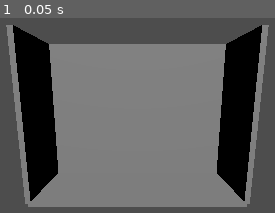
Above: before the commit, frame 1.
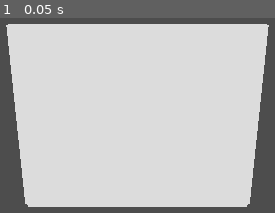
Above: after the commit, the same moment.

Repository: jac192133/Ecobana
Game: Godot game, scene res://scenes/tank.tscn
The game is run twice, just before and just after one commit, with the same random seed, the same clock (stepped at 60 frames per second) and the same inputs.
Inputs:
- Up to frame 1 (0.05 s): no input

The runs differ from the first frame. In frame 1, 83% of the frame differs, in the area x 2-98%, y 3-97%.

Commit message:
attempted to make panels transparent, failed so far

Diff:
--- /dev/null
+++ b/ecobana3d/materials/glass_material.tres
@@ -0,0 +1,6 @@
+[gd_resource type="StandardMaterial3D" format=3 uid="uid://th7jiugef1j"]
+
+[resource]
+transparency = 1
+refraction_enabled = true
+refraction_scale = 0.1
--- a/ecobana3d/scenes/tank.tscn
+++ b/ecobana3d/scenes/tank.tscn
@@ -1,6 +1,7 @@
-[gd_scene load_steps=12 format=3 uid="uid://cnhhyoj4lw6wg"]
+[gd_scene load_steps=13 format=3 uid="uid://cnhhyoj4lw6wg"]
 
 [ext_resource type="Script" path="res://scripts/tank.gd" id="1_heloy"]
+[ext_resource type="Material" uid="uid://th7jiugef1j" path="res://materials/glass_material.tres" id="2_7e7gy"]
 
 [sub_resource type="BoxMesh" id="BoxMesh_gcgpa"]
 
@@ -28,23 +29,27 @@
 [node name="BackPanel" type="MeshInstance3D" parent="."]
 transform = Transform3D(2, 0, 0, 0, 1.5, 0, 0, 0, 0.05, 0, 0.75, -0.5)
 mesh = SubResource("BoxMesh_gcgpa")
+surface_material_override/0 = ExtResource("2_7e7gy")
 
 [node name="LeftPanel" type="MeshInstance3D" parent="."]
 transform = Transform3D(0.05, 0, 0, 0, 1.5, 0, 0, 0, 1, -1, 0.75, 0)
 mesh = SubResource("BoxMesh_eql4w")
+surface_material_override/0 = ExtResource("2_7e7gy")
 
 [node name="RightPanel" type="MeshInstance3D" parent="."]
 transform = Transform3D(0.05, 0, 0, 0, 1.5, 0, 0, 0, 1, 1, 0.75, 0)
 mesh = SubResource("BoxMesh_nr7i2")
+surface_material_override/0 = ExtResource("2_7e7gy")
 
 [node name="BottomPanel" type="MeshInstance3D" parent="."]
 transform = Transform3D(2, 0, 0, 0, 0.05, 0, 0, 0, 1, 0, 0, 0)
 mesh = SubResource("BoxMesh_vnkif")
+surface_material_override/0 = ExtResource("2_7e7gy")
 
 [node name="FrontPanel" type="MeshInstance3D" parent="."]
 transform = Transform3D(2, 0, 0, 0, 1.5, 0, 0, 0, 0.05, 0, 0.75, 0.5)
-visible = false
 mesh = SubResource("BoxMesh_woikx")
+surface_material_override/0 = ExtResource("2_7e7gy")
 
 [node name="TankCollision" type="StaticBody3D" parent="."]
 
